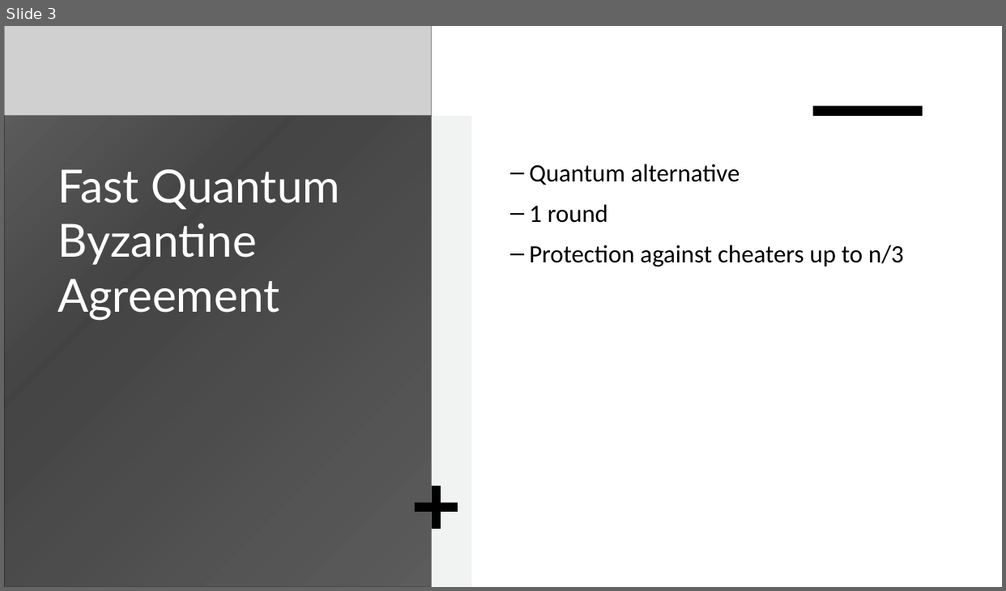
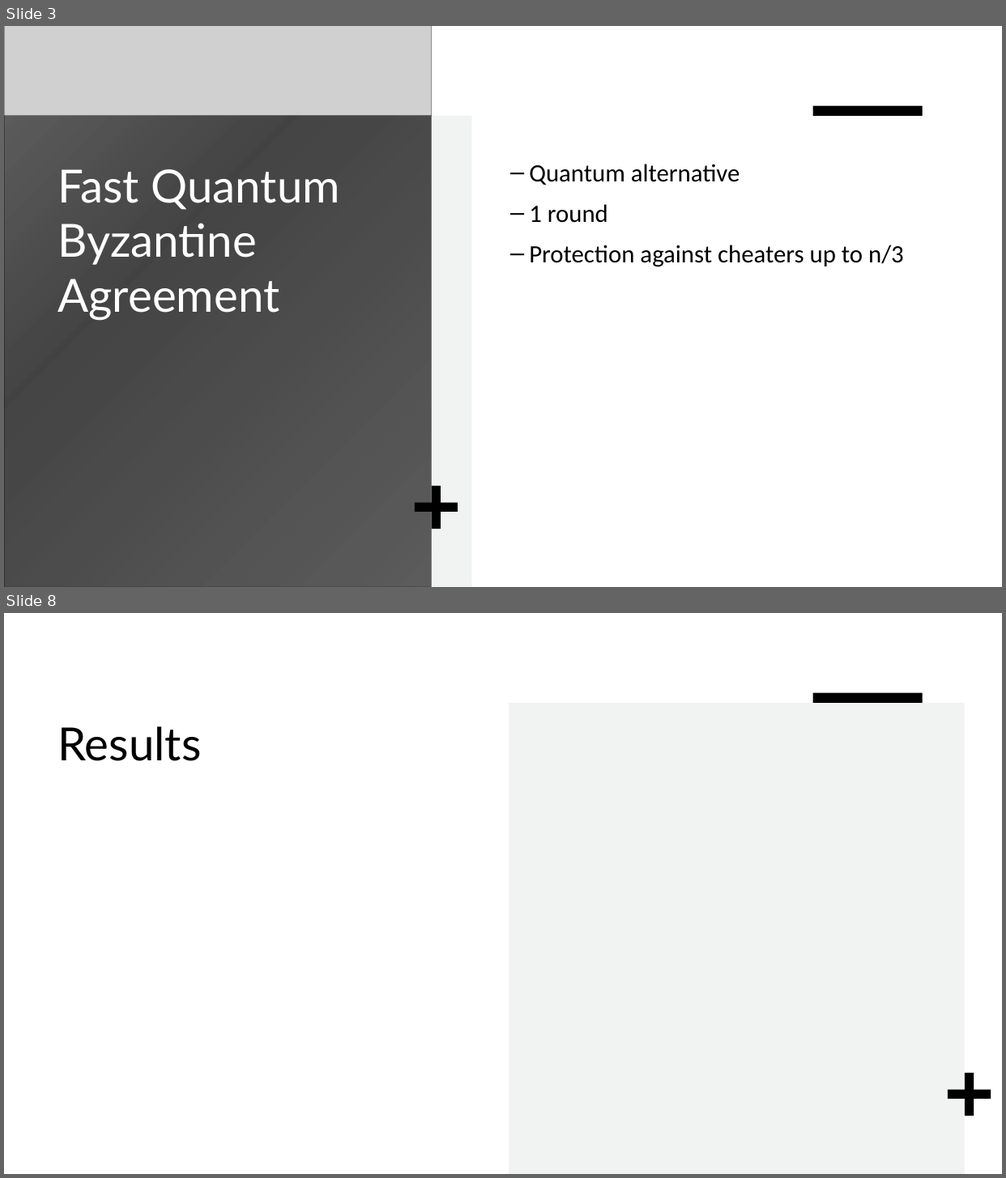
Before and after one commit to ado901/Quantum-Byzantine-Protocol, a slide deck: Fast Quantum Byzantine Agreement.pptx. Shown one above the other, each under a label of ours: slide 3 before the commit, slides 3 and 8 after it; the slides between them are not shown. The pictures are 1006x591 and 1006x1178 pixels, drawn with LibreOffice and Linux fonts; fonts in the diff are those of the drawing; grey boxes stand for pictures. Boxes give left, top, right and bottom in pixels: in the first picture for what was removed or moved away, otherwise in the second. Text is boxed around its words. In the diff, an @@ line names an element or a change of style, - is before the commit and + after.

```diff
--- a/Fast Quantum Byzantine Agreement.pptx
+++ b/Fast Quantum Byzantine Agreement.pptx
@@ slide 8 added at [4, 613, 1002, 1174], background #FFFFFF; not listed: 1 template element that a slide beside it also shows @@
@@ rectangle added at [813, 693, 923, 703], fill #000000 @@
@@ title added at [57, 726, 201, 761], 44 pt, text #000000 @@
+Results
@@ plus added at [948, 1072, 991, 1115], fill #000000 @@
```
Also in this commit, not shown: 5 other slides added.
